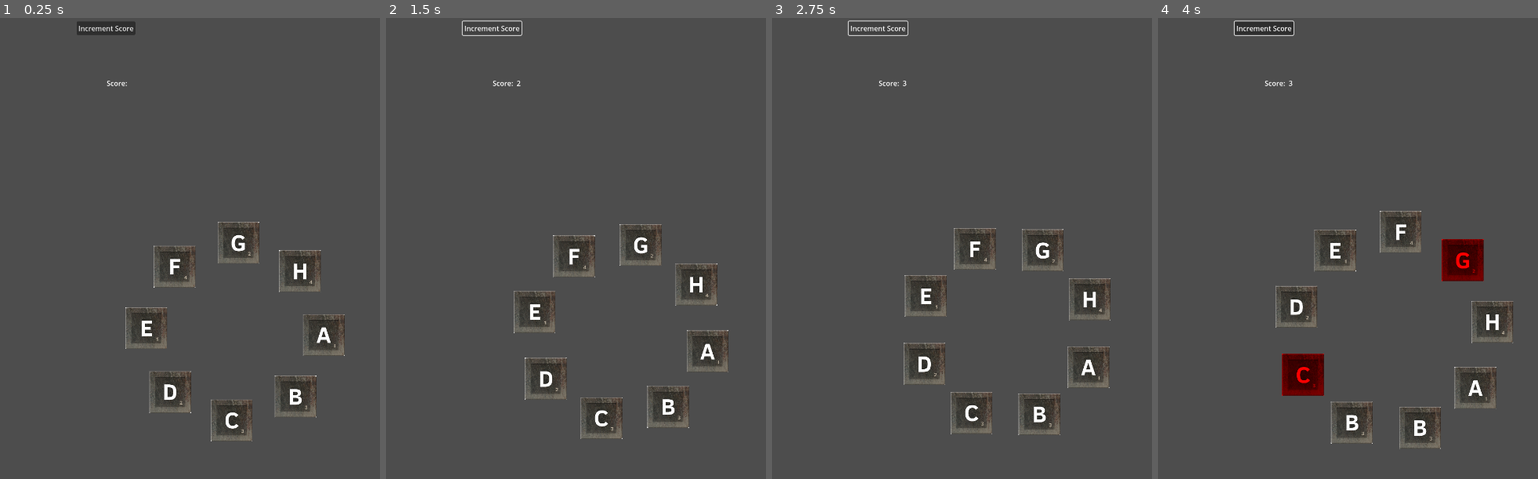
Above: before the commit, frames 1-4 (left to right).
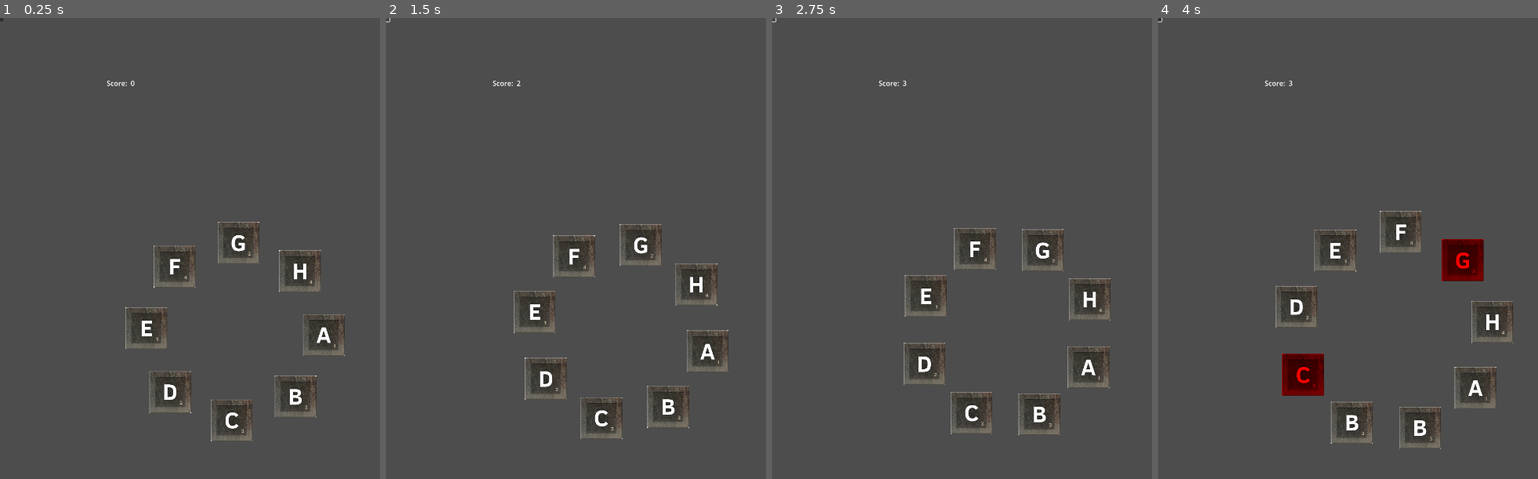
Above: after the commit, the same moments.

Repository: fourbytes/LD55
Game: Godot game, scene res://Main.tscn
Same seed, same stepped clock (60 frames per second), same inputs: the game is played once before the commit and once after it.
Inputs (mouse positions are in pixels of both pictures, inside the frame that each line leads up to; where the layout moved, square brackets give the same spot in the first picture):
- Up to frame 1 (0.25 s): no input
- Up to frame 2 (1.5 s): click (386, 18) [492, 27] at 0.5 s; click (386, 18) [492, 27] at 1.25 s
- Up to frame 3 (2.75 s): click (772, 18) [878, 27] at 2 s
- Up to frame 4 (4 s): move the mouse to (1496, 299) at 2.77 s; click (1496, 299) at 2.85 s; move the mouse to (1298, 363) at 3.52 s; click (1298, 363) at 3.6 s

The runs differ from the first frame. In frame 1, 0.4% of the frame differs, in the area x 0-36%, y 0-15%; in frame 2, 0.2%; in frame 3, 0.2%; in frame 4, 0.5%, in the area x 0-36%, y 0-4%.

Commit message:
move everything

Diff:
--- a/LetterCircle.gd
+++ /dev/null
@@ -1,100 +0,0 @@
-extends Node2D
-
-var letters = ['A', 'B', 'C', 'D', 'E', 'F', 'G', 'H']
-
-var square_size = 96.0
-var spacing = 160.0
-
-var timer_duration = 3.0  # Duration in seconds
-var rotation_speed = 0.15  # Rotation speed in radians per second
-
-var elapsed_time = 0.0
-var tween_duration = 0.5
-
-var selected_letters = {}
-
-const LETTER_CHILDREN_OFFSET = 1 # The first child is always the at this stage.
-
-func _ready():
-	get_tree().root.size_changed.connect(_on_viewport_size_changed)
-
-	# Start the timer
-	var timer = Timer.new()
-	timer.connect("timeout", _on_timer_timeout)
-	timer.set_wait_time(timer_duration)
-	timer.set_one_shot(false)  # Make the timer repeat
-	add_child(timer)
-	timer.start()
-
-	update_letters()
-
-func _on_viewport_size_changed():
-	update_letters()
-
-func update_letters():
-	var num_letters = len(letters)
-	var angle_step = 2 * PI / num_letters
-	var screen_center = get_viewport_rect().get_center()
-	var radius = (num_letters * spacing) / (2 * PI)
-
-	for child in get_children():
-		if child is Sprite2D:
-			child.queue_free()
-
-	for i in range(num_letters):
-		var angle = i * angle_step + elapsed_time * rotation_speed
-		var x = cos(angle) * radius
-		var y = sin(angle) * radius
-
-		var sprite
-		sprite = Sprite2D.new()
-		sprite.texture = load("res://assets/alpha_tiles/letter_" + letters[i] + ".png")
-		var sprite_scale = Vector2(square_size / sprite.texture.get_width(), square_size / sprite.texture.get_height())
-		sprite.set_scale(sprite_scale)
-		sprite.set_position(screen_center + Vector2(x, y))
-
-		if selected_letters.has(i):
-			var border = Sprite2D.new()
-			border.texture = load("res://assets/alpha_tiles/letter_" + letters[i] + ".png")
-			border.self_modulate = Color(1, 0, 0, 1)  # Red color
-			sprite.add_child(border)
-
-		add_child(sprite)
-
-func _on_timer_timeout():
-	# Generate a random letter
-	var random_letter = char(randi() % 26 + 65)  # Random uppercase letter (ASCII code)
-
-	# Generate a random index to insert the letter
-	var random_index = randi() % (len(letters) + 1)
-
-	# Insert the random letter at the random index
-	letters.insert(random_index, random_letter)
-
-	# Update the letters
-	update_letters()
-
-func _process(delta):
-	elapsed_time += delta
-
-	var num_letters = len(letters)
-	var angle_step = 2 * PI / num_letters
-	var screen_center = get_viewport_rect().get_center()
-	var radius = (num_letters * spacing) / (2 * PI)
-
-	for i in range(num_letters):
-		var sprite = get_child(i + LETTER_CHILDREN_OFFSET)
-		var angle = i * angle_step + elapsed_time * rotation_speed
-		var x = cos(angle) * radius
-		var y = sin(angle) * radius
-		sprite.set_position(screen_center + Vector2(x, y))
-
-		if sprite.get_rect().has_point(sprite.get_local_mouse_position()):
-			if Input.is_action_just_pressed("select_letter"):
-				var letter = letters[i]
-				if selected_letters.has(i):
-					selected_letters.erase(i)
-				else:
-					selected_letters[i] = true
-				print("UPDATE!")
-				update_letters()
--- a/Main.tscn
+++ b/Main.tscn
@@ -1,24 +1,17 @@
 [gd_scene load_steps=5 format=3 uid="uid://dkjspblca3vrj"]
 
-[ext_resource type="Script" path="res://LetterCircle.gd" id="1_dlm2v"]
 [ext_resource type="Script" path="res://store.gd" id="2_xpaxr"]
-[ext_resource type="PackedScene" uid="uid://67bm50bjl32y" path="res://scoreboard/scoreboard.tscn" id="3_fayng"]
-[ext_resource type="Script" path="res://Button.gd" id="4_wcpmv"]
+[ext_resource type="PackedScene" uid="uid://67bm50bjl32y" path="res://scenes/Scoreboard/Scoreboard.tscn" id="4_ftetj"]
+[ext_resource type="PackedScene" uid="uid://dqru7ir5r7i20" path="res://scenes/IncrementScoreButton/IncremenetScoreButton.tscn" id="5_nk176"]
+[ext_resource type="PackedScene" uid="uid://df4faon2dlwjv" path="res://scenes/LetterCircle/LetterCircle.tscn" id="5_p0uam"]
 
 [node name="Node2D" type="Node2D"]
 
 [node name="Store" type="Node" parent="."]
 script = ExtResource("2_xpaxr")
 
-[node name="Control" parent="." instance=ExtResource("3_fayng")]
+[node name="Scoreboard" parent="." instance=ExtResource("4_ftetj")]
 
-[node name="Button" type="Button" parent="."]
-offset_left = 176.0
-offset_top = 8.0
-offset_right = 311.0
-offset_bottom = 39.0
-text = "Increment Score"
-script = ExtResource("4_wcpmv")
+[node name="IncremenetScoreButton" parent="." instance=ExtResource("5_nk176")]
 
-[node name="LetterCircle" type="Node2D" parent="."]
-script = ExtResource("1_dlm2v")
+[node name="LetterCircle" parent="." instance=ExtResource("5_p0uam")]
--- /dev/null
+++ b/scenes/IncrementScoreButton/IncremenetScoreButton.tscn
@@ -0,0 +1,6 @@
+[gd_scene load_steps=2 format=3 uid="uid://dqru7ir5r7i20"]
+
+[ext_resource type="Script" path="res://scenes/IncrementScoreButton/IncrementScoreButton.gd" id="1_up5tb"]
+
+[node name="IncremenetScoreButton" type="Button"]
+script = ExtResource("1_up5tb")
--- /dev/null
+++ b/scenes/LetterCircle/LetterCircle.gd
@@ -0,0 +1,100 @@
+extends Node2D
+
+var letters = ['A', 'B', 'C', 'D', 'E', 'F', 'G', 'H']
+
+var square_size = 96.0
+var spacing = 160.0
+
+var timer_duration = 3.0  # Duration in seconds
+var rotation_speed = 0.15  # Rotation speed in radians per second
+
+var elapsed_time = 0.0
+var tween_duration = 0.5
+
+var selected_letters = {}
+
+const LETTER_CHILDREN_OFFSET = 1 # The first child is always the at this stage.
+
+func _ready():
+	get_tree().root.size_changed.connect(_on_viewport_size_changed)
+
+	# Start the timer
+	var timer = Timer.new()
+	timer.connect("timeout", _on_timer_timeout)
+	timer.set_wait_time(timer_duration)
+	timer.set_one_shot(false)  # Make the timer repeat
+	add_child(timer)
+	timer.start()
+
+	update_letters()
+
+func _on_viewport_size_changed():
+	update_letters()
+
+func update_letters():
+	var num_letters = len(letters)
+	var angle_step = 2 * PI / num_letters
+	var screen_center = get_viewport_rect().get_center()
+	var radius = (num_letters * spacing) / (2 * PI)
+
+	for child in get_children():
+		if child is Sprite2D:
+			child.queue_free()
+
+	for i in range(num_letters):
+		var angle = i * angle_step + elapsed_time * rotation_speed
+		var x = cos(angle) * radius
+		var y = sin(angle) * radius
+
+		var sprite
+		sprite = Sprite2D.new()
+		sprite.texture = load("res://assets/sprites/alpha_tiles/letter_" + letters[i] + ".png")
+		var sprite_scale = Vector2(square_size / sprite.texture.get_width(), square_size / sprite.texture.get_height())
+		sprite.set_scale(sprite_scale)
+		sprite.set_position(screen_center + Vector2(x, y))
+
+		if selected_letters.has(i):
+			var border = Sprite2D.new()
+			border.texture = load("res://assets/sprites/alpha_tiles/letter_" + letters[i] + ".png")
+			border.self_modulate = Color(1, 0, 0, 1)  # Red color
+			sprite.add_child(border)
+
+		add_child(sprite)
+
+func _on_timer_timeout():
+	# Generate a random letter
+	var random_letter = char(randi() % 26 + 65)  # Random uppercase letter (ASCII code)
+
+	# Generate a random index to insert the letter
+	var random_index = randi() % (len(letters) + 1)
+
+	# Insert the random letter at the random index
+	letters.insert(random_index, random_letter)
+
+	# Update the letters
+	update_letters()
+
+func _process(delta):
+	elapsed_time += delta
+
+	var num_letters = len(letters)
+	var angle_step = 2 * PI / num_letters
+	var screen_center = get_viewport_rect().get_center()
+	var radius = (num_letters * spacing) / (2 * PI)
+
+	for i in range(num_letters):
+		var sprite = get_child(i + LETTER_CHILDREN_OFFSET)
+		var angle = i * angle_step + elapsed_time * rotation_speed
+		var x = cos(angle) * radius
+		var y = sin(angle) * radius
+		sprite.set_position(screen_center + Vector2(x, y))
+
+		if sprite.get_rect().has_point(sprite.get_local_mouse_position()):
+			if Input.is_action_just_pressed("select_letter"):
+				var letter = letters[i]
+				if selected_letters.has(i):
+					selected_letters.erase(i)
+				else:
+					selected_letters[i] = true
+				print("UPDATE!")
+				update_letters()
--- /dev/null
+++ b/scenes/LetterCircle/LetterCircle.tscn
@@ -0,0 +1,6 @@
+[gd_scene load_steps=2 format=3 uid="uid://df4faon2dlwjv"]
+
+[ext_resource type="Script" path="res://scenes/LetterCircle/LetterCircle.gd" id="1_q3egx"]
+
+[node name="LetterCircle" type="Node2D"]
+script = ExtResource("1_q3egx")
--- /dev/null
+++ b/scenes/Scoreboard/Scoreboard.gd
@@ -0,0 +1,12 @@
+extends Label
+
+const score_prefix = "Score: "
+
+# Called when the node enters the scene tree for the first time.
+func _ready():
+	self.set_text("%s %s" % [score_prefix, 0])
+	var store = get_node('../../Store')
+	store.score_changed.connect(_on_score_changed)
+
+func _on_score_changed(score: int):
+	self.set_text("%s %s" % [score_prefix, str(score)])
--- /dev/null
+++ b/scenes/Scoreboard/Scoreboard.tscn
@@ -0,0 +1,19 @@
+[gd_scene load_steps=2 format=3 uid="uid://67bm50bjl32y"]
+
+[ext_resource type="Script" path="res://scenes/Scoreboard/Scoreboard.gd" id="1_1utvu"]
+
+[node name="Scoreboard" type="Control"]
+layout_mode = 3
+anchors_preset = 15
+anchor_right = 1.0
+anchor_bottom = 1.0
+grow_horizontal = 2
+grow_vertical = 2
+
+[node name="Label" type="Label" parent="."]
+layout_mode = 0
+offset_left = 245.0
+offset_top = 138.0
+offset_right = 285.0
+offset_bottom = 161.0
+script = ExtResource("1_1utvu")
--- a/scoreboard/Label.gd
+++ /dev/null
@@ -1,12 +0,0 @@
-extends Label
-
-const score_prefix = "Score: "
-
-# Called when the node enters the scene tree for the first time.
-func _ready():
-	self.set_text(score_prefix)
-	var store = get_node('../../Store')
-	store.score_changed.connect(_on_score_changed)
-
-func _on_score_changed(score: int):
-	self.set_text("%s %s" % [score_prefix, str(score)])
--- a/scoreboard/scoreboard.tscn
+++ /dev/null
@@ -1,19 +0,0 @@
-[gd_scene load_steps=2 format=3 uid="uid://67bm50bjl32y"]
-
-[ext_resource type="Script" path="res://scoreboard/Label.gd" id="1_o7ot8"]
-
-[node name="Control" type="Control"]
-layout_mode = 3
-anchors_preset = 15
-anchor_right = 1.0
-anchor_bottom = 1.0
-grow_horizontal = 2
-grow_vertical = 2
-
-[node name="Label" type="Label" parent="."]
-layout_mode = 0
-offset_left = 245.0
-offset_top = 138.0
-offset_right = 285.0
-offset_bottom = 161.0
-script = ExtResource("1_o7ot8")
Not shown, removed: assets/alpha_tiles/letter_A.png.import
Not shown, removed: assets/alpha_tiles/letter_B.png.import
Not shown, removed: assets/alpha_tiles/letter_C.png.import
Not shown, removed: assets/alpha_tiles/letter_D.png.import
Not shown, removed: assets/alpha_tiles/letter_E.png.import
Not shown, removed: assets/alpha_tiles/letter_F.png.import
Not shown, removed: assets/alpha_tiles/letter_G.png.import
Not shown, removed: assets/alpha_tiles/letter_H.png.import
Not shown, removed: assets/alpha_tiles/letter_I.png.import
Not shown, removed: assets/alpha_tiles/letter_J.png.import
Not shown, removed: assets/alpha_tiles/letter_K.png.import
Not shown, removed: assets/alpha_tiles/letter_L.png.import
(and 67 more such lines)
